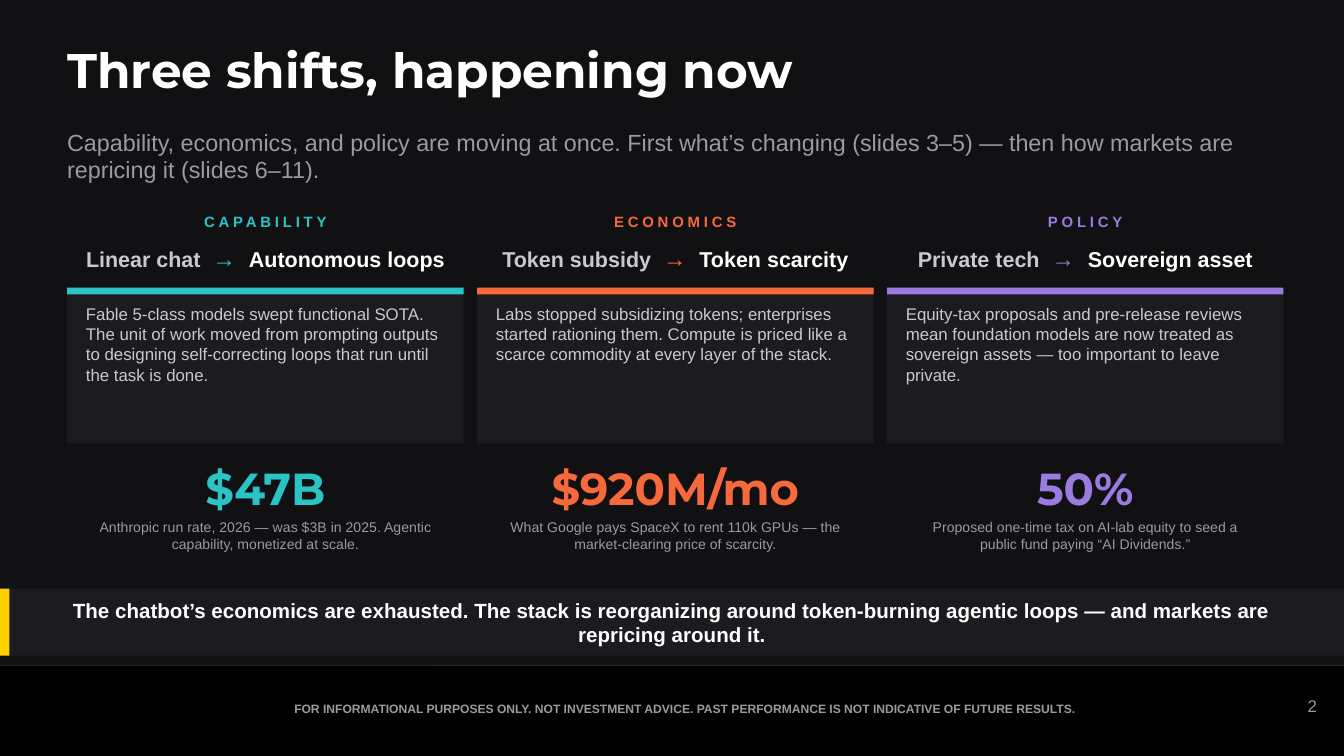
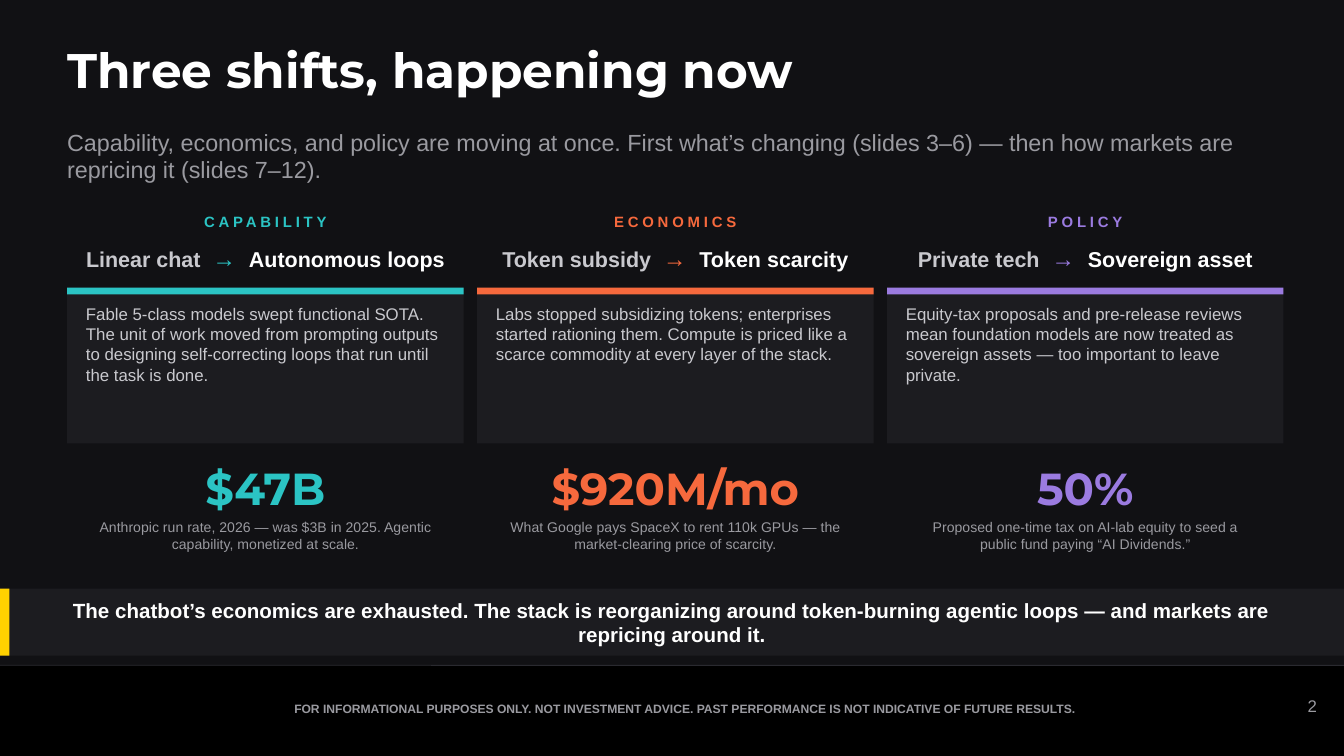
Before and after one commit to samuelcmcclellan-cell/ai-markets-deck, a slide deck: slide 2 of ai-markets-deck.pptx. Drawn at 1344x756 pixels with LibreOffice and Linux fonts; fonts in the diff are those of the drawing. Boxes give left, top, right and bottom in pixels: in the first picture for what was removed or moved away, otherwise in the second. Text is boxed around its words. In the diff, an @@ line names an element or a change of style, - is before the commit and + after.

```diff
--- a/ai-markets-deck.pptx
+++ b/ai-markets-deck.pptx
@@ text at bbox=[67, 134, 1233, 183]: text changed @@
-Capability, economics, and policy are moving at once. First what’s changing (slides 3–5) — then how markets are repricing it (slides 6–11).
+Capability, economics, and policy are moving at once. First what’s changing (slides 3–6) — then how markets are repricing it (slides 7–12).
```
Also in this commit, not shown: 10 other slides changed, 1 slide added, 2 other files.
